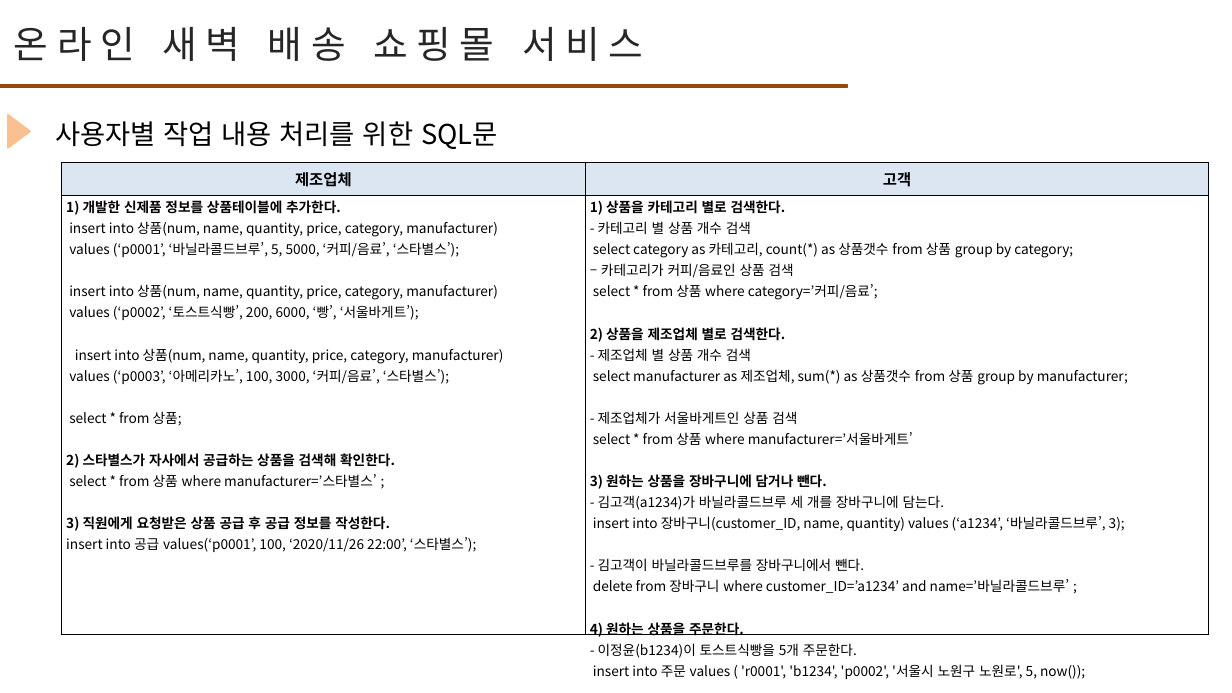
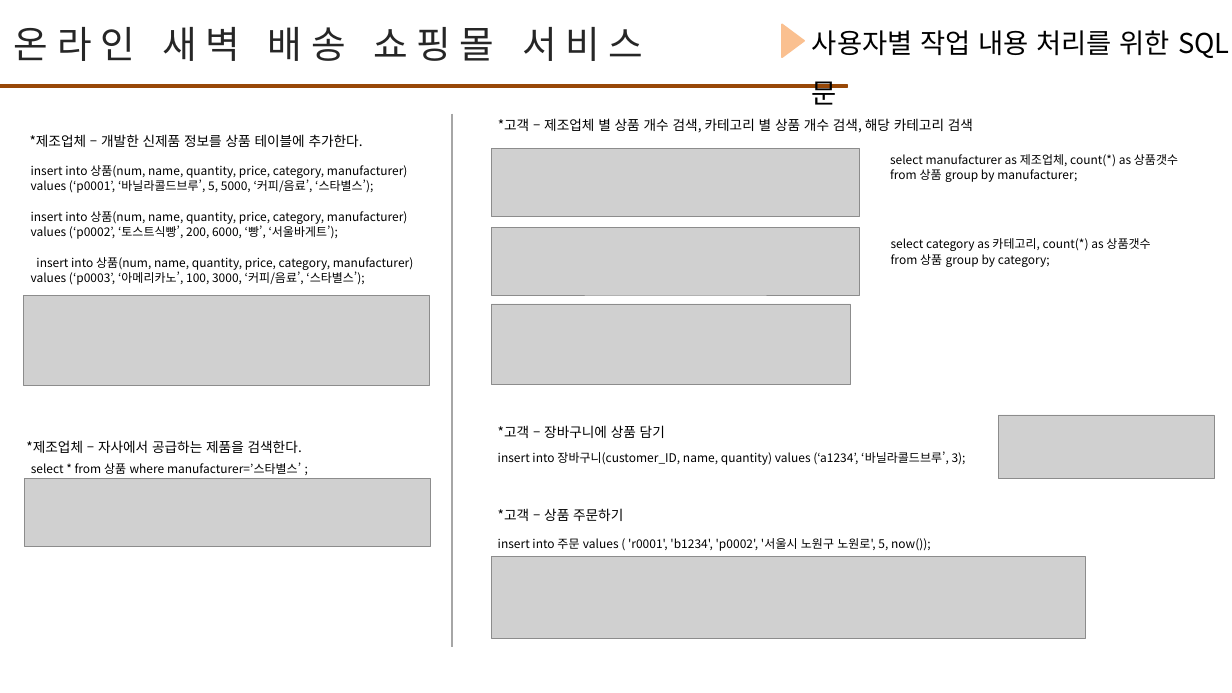
Before and after one commit to jyoon1421/db202002, a slide deck: slide 8 of TermProject/텀프로젝트발표_2018112197이정윤.pptx. Drawn at 1232x693 pixels with LibreOffice and Linux fonts; fonts in the diff are those of the drawing; grey boxes stand for pictures. Boxes give left, top, right and bottom in pixels: in the first picture for what was removed or moved away, otherwise in the second. Text is boxed around its words. In the diff, an @@ line names an element or a change of style, - is before the commit and + after.

```diff
--- a/TermProject/텀프로젝트발표_2018112197이정윤.pptx
+++ b/TermProject/텀프로젝트발표_2018112197이정윤.pptx
@@ triangle: place and size @@
-triangle at bbox=[8, 115, 30, 148]
+triangle at bbox=[782, 24, 804, 57]
@@ text "사용자별 작업 내용 처리를 위한 ..." rewrapped from bbox=[55, 121, 498, 149] to bbox=[812, 30, 1170, 56] @@
@@ line added from (452, 113) to (452, 647), #A6A6A6 2.25 pt @@
@@ text added at bbox=[498, 118, 973, 133], 16 pt, text #000000 @@
+*고객 – 제조업체 별 상품 개수 검색, 카테고리 별 상품 개수 검색, 해당 카테고리 검색
@@ text added at bbox=[30, 134, 363, 147], 16 pt, text #000000 @@
+*제조업체 – 개발한 신제품 정보를 상품 테이블에 추가한다.
@@ picture added at bbox=[492, 148, 860, 217] @@
@@ text added at bbox=[31, 165, 414, 285], 14 pt, text #000000 @@
+insert into 상품(num, name, quantity, price, category, manufacturer)
+values (‘p0001’, ‘바닐라콜드브루’, 5, 5000, ‘커피/음료’, ‘스타별스’);
+insert into 상품(num, name, quantity, price, category, manufacturer)
+values (‘p0002’, ‘토스트식빵’, 200, 6000, ‘빵’, ‘서울바게트’);
+insert into 상품(num, name, quantity, price, category, manufacturer)
+values (‘p0003’, ‘아메리카노’, 100, 3000, ‘커피/음료’, ‘스타별스’);
@@ table removed at bbox=[62, 162, 1209, 683], 2 rows, 2 columns @@
-제조업체 | 고객
-1) 개발한 신제품 정보를 상품테이블에 추가한다. / insert into 상품(num, name, quantity, price, category, manufacturer) / values (‘p0001’, ‘바닐라콜드브루’, 5, 5000, ‘커피/음료’, ‘스타별스’); / insert into 상품(num, name, quantity, price, category, manufacturer) / values (‘p0002’, ‘토스트식빵’, 200, 6000, ‘빵’, ‘서울바게트’); / insert into 상품(num, name, quantity, price, category, manufacturer) / values (‘p0003’, ‘아메리카노’, 100, 3000, ‘커피/음료’, ‘스타별스’); / select * from 상품; / 2) 스타별스가 자사에서 공급하는 상품을 검색해 확인한다. / select * from 상품 where manufacturer=’스타별스’ ; / 3) 직원에게 요청받은 상품 공급 후 공급 정보를 작성한다. / insert into 공급 values(‘p0001’, 100, ‘2020/11/26 22:00’, ‘스타별스’); | 1) 상품을 카테고리 별로 검색한다. / - 카테고리 별 상품 개수 검색 / select category as 카테고리, count(*) as 상품갯수 from 상품 group by category; / – 카테고리가 커피/음료인 상품 검색 / select * from 상품 where category=’커피/음료’; / 2) 상품을 제조업체 별로 검색한다. / - 제조업체 별 상품 개수 검색 / select manufacturer as 제조업체, sum(*) as 상품갯수 from 상품 group by manufacturer; / - 제조업체가 서울바게트인 상품 검색 / select * from 상품 where manufacturer=’서울바게트’ / 3) 원하는 상품을 장바구니에 담거나 뺀다. / - 김고객(a1234)가 바닐라콜드브루 세 개를 장바구니에 담는다. / insert into 장바구니(customer_ID, name, quantity) values (‘a1234’, ‘바닐라콜드브루’, 3); / - 김고객이 바닐라콜드브루를 장바구니에서 뺀다. / delete from 장바구니 where customer_ID=’a1234’ and name=’바닐라콜드브루’ ; / 4) 원하는 상품을 주문한다. / - 이정윤(b1234)이 토스트식빵을 5개 주문한다. / insert into 주문 values ( 'r0001', 'b1234', 'p0002', '서울시 노원구 노원로', 5, now());
@@ text added at bbox=[890, 154, 1178, 182], 14 pt, text #000000 @@
+select manufacturer as 제조업체, count(*) as 상품갯수
+from 상품 group by manufacturer;
@@ picture added at bbox=[492, 228, 860, 295] @@
@@ text added at bbox=[891, 238, 1150, 267], 14 pt, text #000000 @@
+select category as 카테고리, count(*) as 상품갯수
+from 상품 group by category;
@@ picture added at bbox=[23, 295, 429, 386] @@
@@ picture added at bbox=[492, 304, 850, 384] @@
@@ picture added at bbox=[999, 415, 1214, 479] @@
@@ text added at bbox=[26, 440, 302, 453], 16 pt, text #000000 @@
+*제조업체 – 자사에서 공급하는 제품을 검색한다.
@@ text added at bbox=[498, 425, 665, 438], 16 pt, text #000000 @@
+*고객 – 장바구니에 상품 담기
@@ picture added at bbox=[24, 478, 430, 546] @@
@@ text added at bbox=[31, 462, 301, 474], 14 pt, text #000000 @@
+select * from 상품 where manufacturer=’스타별스’ ;
@@ text added at bbox=[498, 451, 966, 465], 14 pt, text #000000 @@
+insert into 장바구니(customer_ID, name, quantity) values (‘a1234’, ‘바닐라콜드브루’, 3);
@@ text added at bbox=[498, 508, 623, 521], 16 pt, text #000000 @@
+*고객 – 상품 주문하기
@@ text added at bbox=[498, 538, 931, 551], 14 pt, text #000000 @@
+insert into 주문 values ( 'r0001', 'b1234', 'p0002', '서울시 노원구 노원로', 5, now());
@@ picture added at bbox=[492, 556, 1085, 638] @@
```
Also in this commit, not shown: 7 other slides changed, 2 slides added, 2 slides removed.
